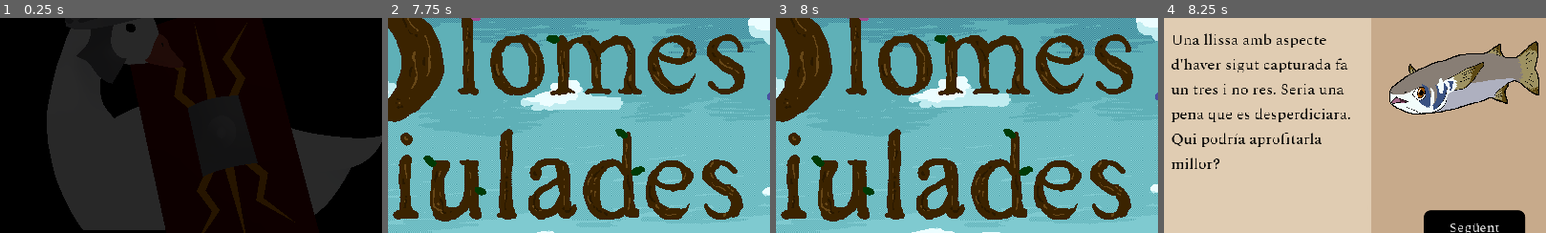
Above: before the commit, frames 1-4 (left to right).
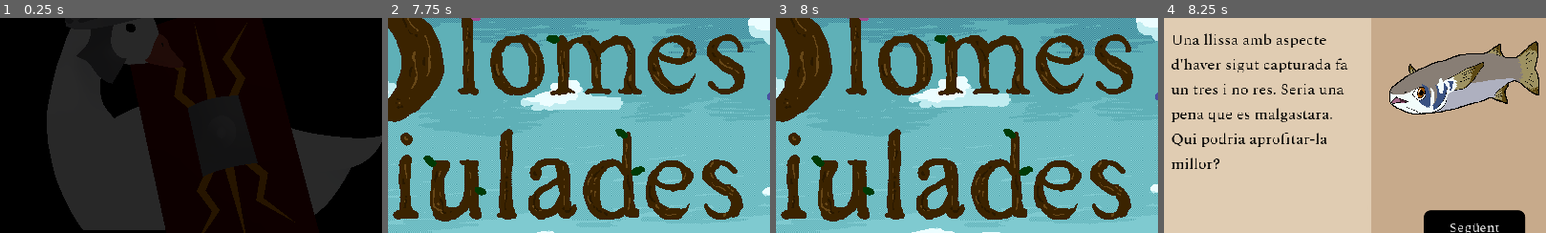
Above: after the commit, the same moments.

Repository: marmaestro/anima-vlc-7
Game: Godot game, scene res://scenes/mundo.tscn
The game is run twice, just before and just after one commit, with the same random seed, the same clock (stepped at 60 frames per second) and the same inputs. Sound files missing from this copy of the repository are replaced by a short silence.
Inputs:
- Up to frame 1 (0.25 s): no input
- Up to frame 2 (7.75 s): click "Jugar" at 0.5 s; click "Següent" at 1.25 s; click "Seleccionar" at 2 s; click "VALENCIÀ" at 2.75 s; click "Jugar" at 3.5 s; click "Següent" at 4.25 s; click "Seleccionar" at 5 s; click "VALENCIÀ" at 5.75 s; click "Següent" at 6.5 s; click "Seleccionar" at 7.25 s
- Up to frame 3 (8 s): no input
- Up to frame 4 (8.25 s): click "Jugar" at 8 s
The pictures show only the part of the screen within x 25-75%, y 27-77%; the shares and areas given below are measured in that part.

Frames 1-3 are identical in both runs. In frame 4, 0.7% of the frame differs, in the area x 18-49%, y 41-59%.

Commit message:
Traducción final definitiva esta sí que sí de verdad de la buena

Diff:
--- a/aima-vlc-7/project.godot
+++ b/aima-vlc-7/project.godot
@@ -10,7 +10,11 @@
 
 [application]
 
-config/name="NOMBRE_JUEGO"
+config/name="PLOMES I PIULADES"
+config/name_localized={
+"ca": "PLOMES I PIULADES",
+"es": "PLUMAS Y PIADAS"
+}
 config/version="0.1"
 run/main_scene="res://scenes/mundo.tscn"
 config/features=PackedStringArray("4.3", "Forward Plus")
@@ -36,7 +40,7 @@
 [internationalization]
 
 locale/translation_remaps={}
-locale/translations=PackedStringArray("res://translations/text_11.ca.translation", "res://translations/text_11.es.translation")
+locale/translations=PackedStringArray("res://translations/text_12.ca.translation", "res://translations/text_12.es.translation")
 locale/test="ca"
 locale/fallback="ca"
 
--- a/aima-vlc-7/scripts/globals.gd
+++ b/aima-vlc-7/scripts/globals.gd
@@ -1,4 +1,4 @@
 extends Node
 
 const TOTAL_BIRDS : int = 10
-const PLAY_ITERATIONS : int = 6
+const PLAY_ITERATIONS : int = 7
--- a/aima-vlc-7/translations/text_11.csv
+++ /dev/null
@@ -1,66 +0,0 @@
-keys,ca,es
-URRACA,Garsa,Urraca
-GAVIOTA,Gavià,Gaviota
-PATO,Collverd,Ánade Azulón
-GORRION,Teuladí,Gorrión
-COLIRROJO,Cotxa Fumada,Colirrojo Tizón
-VERDECILLO,Gafarró,Verdecillo
-PALOMA,Colom,Paloma
-TORTOLA,Tórtola,Tórtora
-ABUBILLA,Puput,Abubilla
-LAVANDERA,Cuereta Blanca,Lavandera Blanca
-URRACA_1,"Molt intel·ligent, l'agraden els problemes nous.","Muy inteligente, le gustan los problemas nuevos."
-URRACA_2,Treballa en equip. Es junta amb companyes per a menjar i defendre's.,Trabaja en equipo. Se junta con compañeras para comer y defenderse.
-URRACA_3,"Es reconeix a si mateixa i fa usar ferramentes, com els primats.","Se reconoce a sí misma y utiliza herramientas, como los primates."
-GAVIOTA_1,Territorial i molt agressiva. No li agraden els desconeguts.,Teritorial y muy agresiva. No le gustan los desconocidos.
-GAVIOTA_2,Preferix menjar peixos menuts i petits mamífers com ratolíns.,Prefiere comer peces pequeños y mamímeros como ratones.
-GAVIOTA_3,Viu en qualsevol lloc. N'hi ha exemplars fins a la meseta.,Vive en cualquier sitio. Hay ejemplares en la meseta.
-PATO_1,"Descomfiat, no deixa que cap humà s'aprope molt a ell o la seva familia.","Desconfiado, no deja que los humanos se acerquen."
-PATO_2,Molt elegant. La seva dansa nupcial és coneguda per ser esplendorosa.,Muy elegante. Su danza nupcial es esplendorosa y conocida.
-PATO_3,Fan la sesta durant la vesprada i a mengen quan cau la nit.,Echan la siesta por la tarde y comen al caer la noche.
-GORRION_1,"Eixerut i curiòs, s'apropa molt als humans.","Vivaracho y curioso, se acerca mucho a los humanos."
-GORRION_2,"Habita totes les ciutats del país, i menja del que mengem nosaltes.",Habita en todas las ciudades del país y come nuestras sobras.
-GORRION_3,Ajuda a control·lar plagues menjant-se-les.,Ayuda a mitigar las plagas con su dieta.
-COLIRROJO_1,"Molt tranquil, àgil i curiòs.","Muy tranquilo, ágil y curioso."
-COLIRROJO_2,Li agraden els humans i acostuma a seguir-los pels camps.,Le gustan los humanos y suele seguirlos por los campos.
-COLIRROJO_3,Caça insectes tirant-se sobre ells.,Caza insectos abalanzándose sobre ellos.
-VERDECILLO_1,Sempre canta el primer per que s'apropa la primavera.,Siempre es el primero en cantar porque llega la primavera.
-VERDECILLO_2,"El seu vol nupcial és com el de les papallones, afilat i ràpid.","Su vuelo nupcial es como el de las mariposas, afilado y ágil."
-VERDECILLO_3,Menja llavors d'herbes anuals.,Come semillas de hierbas anuales.
-PALOMA_1,Ha sigut el carter de l'humanitat durant segles.,Ha mandado mensajes para la humanidad durante siglos.
-PALOMA_2,El millor orientant-se però preferix quedar-se prop de casa.,"La mejor orientándose, pero prefiere quedarse cerca de casa."
-PALOMA_3, ,
-TORTOLA_1,La cosina estrangera del colom.,La prima estranjera de la paloma.
-TORTOLA_2,Va arribar durant els 70 i ara viu a tot el país.,Llegó duante los 70 y ahora vive en todo el país.
-TORTOLA_3,"Molt solitària, tret de quan fa niu amb la seva parella.","Muy solitaria, menos cuando hace el nido con su pareja."
-ABUBILLA_1,Viu a entorns secs com deheses.,Vive en entornos secos como dehesas.
-ABUBILLA_2,El seu so tan particular és conegut arreu del món.,Se conoce su particular canto en todo el mundo.
-ABUBILLA_3,Menja insectes que escarva del terra.,Come insectos que desentierra.
-LAVANDERA_1,Mou la cua constantment amunt i avall.,Mueve la cola constantemente arriba y abajo.
-LAVANDERA_2,El seu nom en altres països es per aquest curiòs tret.,Su nombre en otros paises viene derivado de este curioso rasgo.
-LAVANDERA_3,Sempre és prop d'aigua i s'alimenta d'insectes que l'habiten.,Siempre está cerca del agua y se alimenta de insectos que la habitan.
-SIGUIENTE,Següent,Siguiente
-SELECCIONAR,Seleccionar,Selecionar
-NOMBRE_JUEGO,PLOMES I PIULADES,PLUMAS Y PIADAS
-ESPEJO,Espill llis,Espejo liso
-PESCADO,Peix fresc,Pescado fresco
-PAJARITA,Corbata refinada,Pajarita refinada
-LANGOSTA,Llagosta invasora,Langosta invasora
-PALA,Pala de jardí,Pala de jardín
-SEMILLAS,Llavors temporeres,Semillas de temporada
-CARTA,Carta privada,Carta privada
-GAFAS,Ulleres de sol,Gafas de sol
-TELEGRAFO,Telègraf,Telégrafo
-MOSQUITO,Larva de mosquit,Larva de mosquito
-ESPEJO_D,Un mirall petit però prou net. Qualsevol diuria que algú l'ha oblidat ací al costat.,Un espejo pequeño pero muy limpio. Cualquiera diría que alguien lo ha olvidado aquí al lado.
-PESCADO_D,Una llissa amb aspecte d'haver sigut capturada fa un tres i no res. Seria una pena que es desperdiciara. Qui podría aprofitarla millor?,Un mújol con aspecto de haber sido capturado hace nada de nada. Sería una pena que se desperdiciara. ¿Quién podría aprovecharlo mejor?
-PAJARITA_D,"Un bon accesori per a una festa refinada però, què va a fer un pardal amb açó? Suposso que un niu més mullit i romàntic...",Un buen accesorio para una fiesta refinada pero ¿qué hace un ave con esto? Supongo que un nido muy mullido y romántico...
-LANGOSTA_D,"Un exemplar de saltamartí a la seva fase gregària. Durant uns mesos a l'any, totes les llagostes s'ajunten i viuen en comunitat. Són el malson de qualsevol llaurador.","Un ejemplar de saltamontes en su fase gregaria. Durante unos meses al año, todas las langostas se juntan y viven en comunidad. Son la pesadilla de cualquier agricultor."
-PALA_D,"Una petita pala de jardí, perfecta per a traure petites coses del terra. Diria jo que es, i tot, massa petita. Ha de ser d'alguna criatura que està aprenent al jardí.","Una pequeña pala de jardín, perfecta para sacar pequeñas cosas de tierra. Diría yo que es, de hecho, demasiado pequeña. Debe de ser de alguna criatura que está aprendiendo en el jardín."
-SEMILLAS_D,"Un grapat de llavors petites. Fan un olor molt bó. Crec que ha de ser romaní, és una herba molt comuna en València i és coneguda pel seu aroma.","Un puñado de semillas pequeñas. Huelen muy bien. Creo que debe de ser romero, es una hierba muy común en Valencia y és conocida por su aroma."
-CARTA_D,Una peça de paper enrotllat sobre si mateix i atat amb un cordell. Pareix que n'hi ha alguna cosa escrita...,Un trozo de papel enrollado sobre sí mismo y atado con un cordel. Parece que hay algo escrito...
-GAFAS_D,"Unes ulleres prou maques i amb aspecte retro. Parèixen de fa cinquanta anys. Quina època, oi que sí?","Unas gafas bien monas y con aspecto retro. Parecen de hace cincuenta años. Qué epoca, ¿verdad?"
-TELEGRAFO_D,"Un aparat mecànic inventat al segle XIX per a comunicar-se ràpidament. Es manen senyals elèctriques amb una petita palanca, codificades en el famós Codi Morse.\n.--. ..- .--. ..- - ","Un aparato mecánico inventado en el siglo XIX para comunicarse rápidamente. Se mandan señales eléctricas con una pequeña palanca, codificadas en el famoso Código Morse.\n.- -... ..- -... .. .-.. .-.. .-"
-MOSQUITO_D,"Una criatura diminuta en un glop d'aigua. Aquest animalet està a la segona fase de la metamorfòsi del mosquit, i viu en aigües estancades.","Una criatura diminuta en un charquito de agua. Este animalillo está en la segunda fase de la metamorfosis del mosquito, y vive en aguas estancadas."
-SALIR,Eixir,Salir
-JUGAR,Jugar,Jugar
--- /dev/null
+++ b/aima-vlc-7/translations/text_12.csv
@@ -0,0 +1,66 @@
+keys,ca,es
+URRACA,Garsa,Urraca
+GAVIOTA,Gavià,Gaviota
+PATO,Collverd,Ánade Azulón
+GORRION,Teuladí,Gorrión
+COLIRROJO,Cotxa Fumada,Colirrojo Tizón
+VERDECILLO,Gafarró,Verdecillo
+PALOMA,Colom,Paloma
+TORTOLA,Tórtora,Tórtola
+ABUBILLA,Puput,Abubilla
+LAVANDERA,Cuereta Blanca,Lavandera Blanca
+URRACA_1,"Molt intel·ligent, li agraden els problemes nous.","Muy inteligente, le gustan los problemas nuevos."
+URRACA_2,Treballa en equip. És junta amb companyes per a menjar i defendre's.,Trabaja en equipo. Se junta con compañeras para comer y defenderse.
+URRACA_3,"Es reconeix a si mateixa i fa usar ferramentes, com els primats.","Se reconoce a sí misma y utiliza herramientas, como los primates."
+GAVIOTA_1,Territorial i molt agressiva. No li agraden els desconeguts.,Territorial y muy agresiva. No le gustan los desconocidos.
+GAVIOTA_2,Prefereix menjar peixos menuts i petits mamífers com ratolins.,Prefiere comer peces pequeños y mamíferos como ratones.
+GAVIOTA_3,Viu en qualsevol lloc. N'hi ha exemplars fins a la Meseta.,Vive en cualquier sitio. Hay ejemplares en la meseta.
+PATO_1,"Desconfiat, no deixa que cap humà s'aprope molt a ell o la seua família.","Desconfiado, no deja que los humanos se acerquen."
+PATO_2,Molt elegant. La seua dansa nupcial és coneguda per ser esplendorosa.,Muy elegante. Su danza nupcial es esplendorosa y conocida.
+PATO_3,Fan la sesta durant la vesprada i a mengen quan cau la nit.,Echan la siesta por la tarde y comen al caer la noche.
+GORRION_1,"Eixerit i curiós, s'apropa molt als humans.","Vivaracho y curioso, se acerca mucho a los humanos."
+GORRION_2,"Habita totes les ciutats del país, i menja del que mengem nosaltres.",Habita en todas las ciudades del país y come nuestras sobras.
+GORRION_3,Ajuda a controlar plagues menjant-se-les.,Ayuda a mitigar las plagas con su dieta.
+COLIRROJO_1,"Molt tranquil, àgil i curiós.","Muy tranquilo, ágil y curioso."
+COLIRROJO_2,Li agraden els humans i acostuma a seguir-los pels camps.,Le gustan los humanos y suele seguirlos por los campos.
+COLIRROJO_3,Caça insectes tirant-se sobre ells.,Caza insectos abalanzándose sobre ellos.
+VERDECILLO_1,Sempre canta el primer perquè s'apropa la primavera.,Siempre es el primero en cantar porque llega la primavera.
+VERDECILLO_2,"El seu vol nupcial és com el de les papallones, afilat i ràpid.","Su vuelo nupcial es como el de las mariposas, afilado y ágil."
+VERDECILLO_3,Menja llavors d'herbes anuals.,Come semillas de hierbas anuales.
+PALOMA_1,Ha sigut el carter de la humanitat durant segles.,Ha mandado mensajes para la humanidad durante siglos.
+PALOMA_2,"El millor orientant-se, però prefereix quedar-se prop de casa.","La mejor orientándose, pero prefiere quedarse cerca de casa."
+PALOMA_3,,
+TORTOLA_1,La cosina estrangera del colom.,La prima extranjera de la paloma.
+TORTOLA_2,Va arribar durant els setanta i ara viu a tot el país.,Llegó durante los 70 y ahora vive en todo el país.
+TORTOLA_3,"Molt solitària, tret de quan fa niu amb la seua parella.","Muy solitaria, menos cuando hace el nido con su pareja."
+ABUBILLA_1,Viu a entorns secs com deveses.,Vive en entornos secos como dehesas.
+ABUBILLA_2,El seu so tan particular és conegut arreu del món.,Se conoce su particular canto en todo el mundo.
+ABUBILLA_3,Menja insectes que furga del terra.,Come insectos que desentierra.
+LAVANDERA_1,Mou la cua constantment amunt i avall.,Mueve la cola constantemente arriba y abajo.
+LAVANDERA_2,El seu nom en altres països és per aquest curiós tret.,Su nombre en otros países viene derivado de este curioso rasgo.
+LAVANDERA_3,Sempre és prop d'aigua i s'alimenta d'insectes que l'habiten.,Siempre está cerca del agua y se alimenta de insectos que la habitan.
+SIGUIENTE,Següent,Siguiente
+SELECCIONAR,Seleccionar,Selecionar
+NOMBRE_JUEGO,PLOMES I PIULADES,PLUMAS Y PIADAS
+ESPEJO,Espill llis,Espejo liso
+PESCADO,Peix fresc,Pescado fresco
+PAJARITA,Corbata refinada,Pajarita refinada
+LANGOSTA,Llagosta invasora,Langosta invasora
+PALA,Pala de jardí,Pala de jardín
+SEMILLAS,Llavors temporeres,Semillas de temporada
+CARTA,Carta privada,Carta privada
+GAFAS,Ulleres de sol,Gafas de sol
+TELEGRAFO,Telègraf,Telégrafo
+MOSQUITO,Larva de mosquit,Larva de mosquito
+ESPEJO_D,Un mirall petit però prou net. Qualsevol diria que algú l'ha oblidat ací al costat.,Un espejo pequeño pero muy limpio. Cualquiera diría que alguien lo ha olvidado aquí al lado.
+PESCADO_D,Una llissa amb aspecte d'haver sigut capturada fa un tres i no res. Seria una pena que es malgastara. Qui podria aprofitar-la millor?,Un mújol con aspecto de haber sido capturado hace nada de nada. Sería una pena que se desperdiciara. ¿Quién podría aprovecharlo mejor?
+PAJARITA_D,"Un bon accessori per a una festa refinada, però, què va a fer un pardal amb açò? Supose que un niu més blanet i romàntic...","Un buen accesorio para una fiesta refinada, pero ¿qué hace un ave con esto? Supongo que un nido muy mullido y romántico…"
+LANGOSTA_D,"Un exemplar de saltamartí a la seua fase gregària. Durant uns mesos a l'any, totes les llagostes s'ajunten i viuen en comunitat. Són el malson de qualsevol llaurador.","Un ejemplar de saltamontes en su fase gregaria. Durante unos meses al año, todas las langostas se juntan y viven en comunidad. Son la pesadilla de cualquier agricultor."
+PALA_D,"Una petita pala de jardí, perfecta per a traure petites coses del terra. Diria jo que és, i tot, massa petita. Ha de ser d'alguna criatura que està aprenent al jardí.","Una pequeña pala de jardín, perfecta para sacar pequeñas cosas de tierra. Diría yo que es, de hecho, demasiado pequeña. Debe de ser de alguna criatura que está aprendiendo en el jardín."
+SEMILLAS_D,"Un grapat de llavors petites. Fan una olor molt bona. Crec que ha de ser romaní, és una herba molt comuna en València i és coneguda pel seu aroma.",Un puñado de semillas pequeñas. Huelen muy bien. Creo que debe de ser romero. Es una hierba muy común en Valencia y es conocida por su aroma.
+CARTA_D,Una peça de paper enrotllat sobre si mateix i lligat amb un cordell. Pareix que n'hi ha alguna cosa escrita...,Un trozo de papel enrollado sobre sí mismo y atado con un cordel. Parece que hay algo escrito…
+GAFAS_D,"Unes ulleres prou maques i amb aspecte retro. Pareixen de fa cinquanta anys. Quina època, oi que sí?","Unas gafas bien monas y con aspecto retro. Parecen de hace cincuenta años. Qué época, ¿verdad?"
+TELEGRAFO_D,"Un aparat mecànic inventat al segle XIX per a comunicar-se ràpidament. Es manen senyals elèctrics amb una petita palanca, codificades en el famós Codi Morse.\n.--. ..- .--. ..- -","Un aparato mecánico inventado en el siglo XIX para comunicarse rápidamente. Se mandan señales eléctricas con una pequeña palanca, codificadas en el famoso Código Morse.\n.- -... ..- -... .. .-.. .-.. .-"
+MOSQUITO_D,"Una criatura diminuta en un glop d'aigua. Aquest animalet està a la segona fase de la metamorfosi del mosquit, i viu en aigües estancades.","Una criatura diminuta en un trago de agua. Este animalillo está en la segunda fase de la metamorfosis del mosquito, y vive en aguas estancadas."
+SALIR,Eixir,Salir
+JUGAR,Jugar,Jugar
Not shown, changed: aima-vlc-7/export_presets.cfg
Binary file removed: aima-vlc-7/translations/text_11.ca.translation
Not shown, removed: aima-vlc-7/translations/text_11.csv.import
Binary file removed: aima-vlc-7/translations/text_11.es.translation
Binary file added: aima-vlc-7/translations/text_12.ca.translation
Not shown, added: aima-vlc-7/translations/text_12.csv.import
Binary file added: aima-vlc-7/translations/text_12.es.translation
